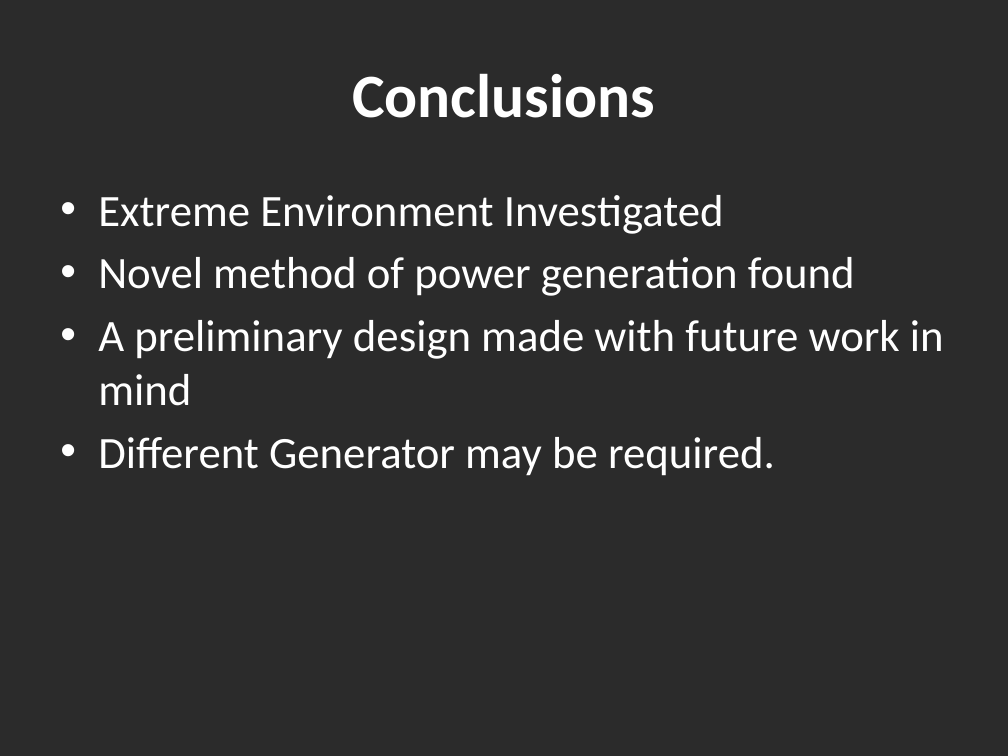
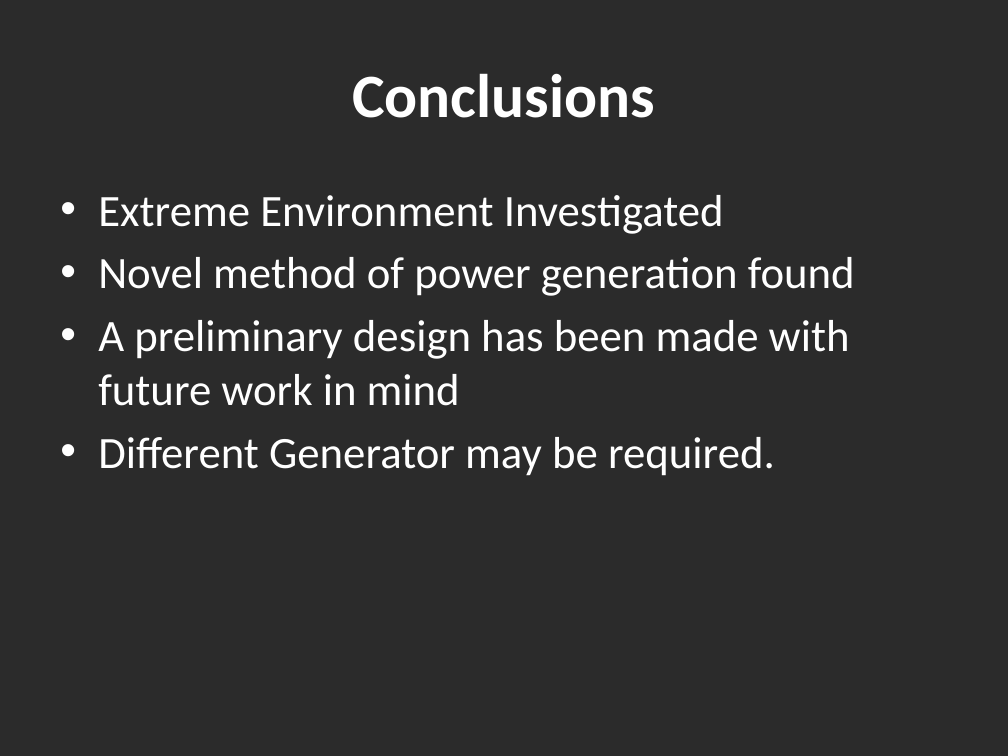
Before and after one commit to mickeyboss123/enel427, a slide deck: slide 14 of nmr26project3rdpro-12.pptx (slide 17 before the commit). Drawn at 1008x756 pixels with LibreOffice and Linux fonts; fonts in the diff are those of the drawing; background and template pictures are left out; a plain dark background stands for a picture behind light text. Boxes give left, top, right and bottom in pixels: in the first picture for what was removed or moved away, otherwise in the second. Text is boxed around its words. In the diff, an @@ line names an element or a change of style, - is before the commit and + after.

```diff
--- a/nmr26project3rdpro-12.pptx
+++ b/nmr26project3rdpro-12.pptx
@@ text at [98, 320, 850, 406]: text changed @@
-• A preliminary design made with future work in mind
+• A preliminary design has been made with future work in mind
```
Also in this commit, not shown: 6 other slides changed, 1 other file.
